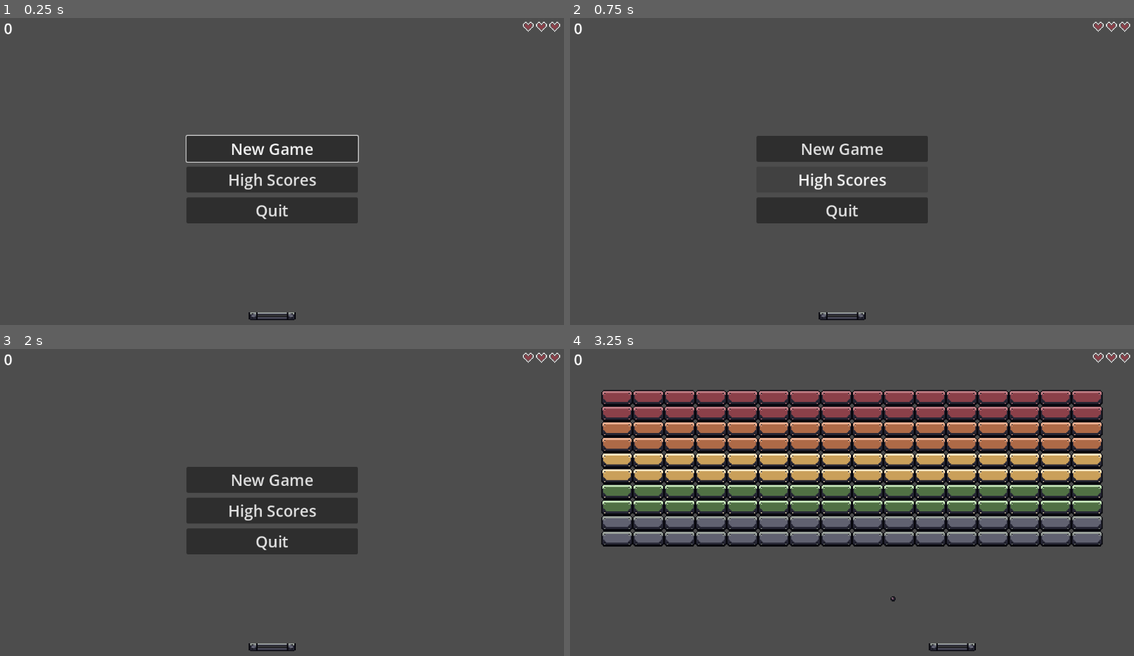
Above: before the commit, frames 1-4 (two rows, left to right).
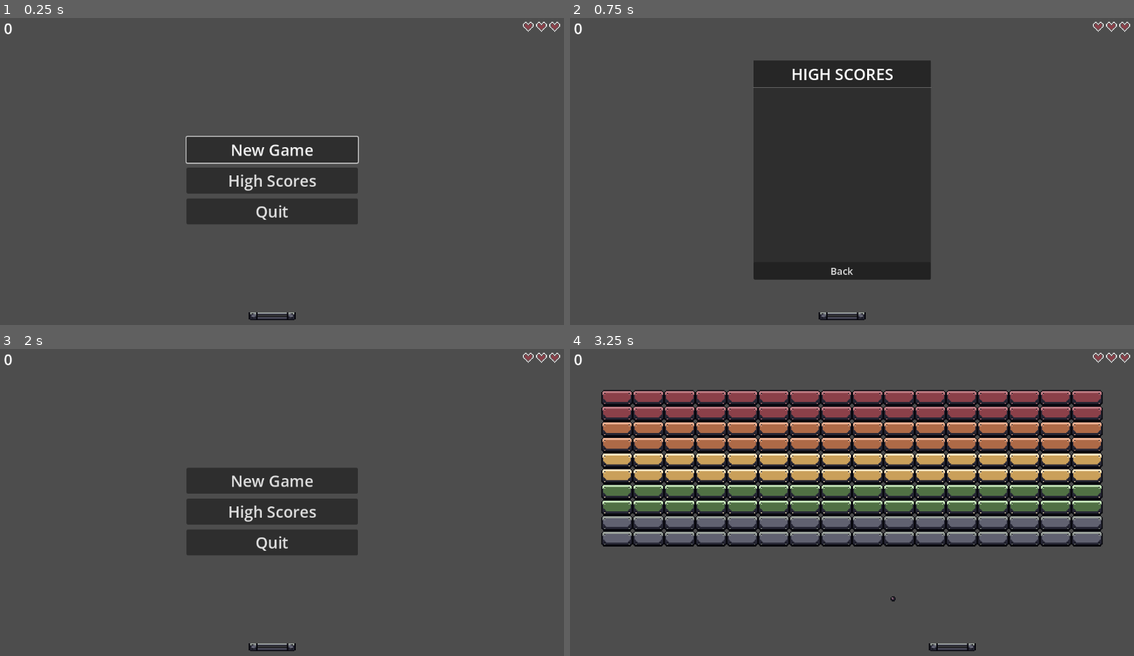
Above: after the commit, the same moments.

Repository: kabbagepatch/GodotGames
Game: Godot game, scene res://Scenes/World.tscn
The game is run twice, just before and just after one commit, with the same random seed, the same clock (stepped at 60 frames per second) and the same inputs.
Inputs (mouse positions are in pixels of both pictures, inside the frame that each line leads up to):
- Up to frame 1 (0.25 s): no input
- Up to frame 2 (0.75 s): click "High Scores" at 0.5 s
- Up to frame 3 (2 s): click (270, 600) at 1.25 s, where only the run after the commit has a clickable "Back"
- Up to frame 4 (3.25 s): click "New Game" at 2 s; tap Space at 2.75 s; hold D (paddle_right) from 2.78 s (still down); hold Space from 2.78 s (still down)

The runs differ from the first frame. In frame 1, 1.3% of the frame differs, in the area x 32-64%, y 37-68%; in frame 2, 15%, in the area x 32-65%, y 13-86%; in frame 3, 0.9%; in frame 4, nothing differs.

Commit message:
Breakout: Highscores!

Diff:
--- a/Breakout/Scenes/HUD.tscn
+++ b/Breakout/Scenes/HUD.tscn
@@ -15,6 +15,18 @@
 theme_override_colors/font_outline_color = Color(0, 0, 0, 1)
 theme_override_font_sizes/font_size = 64
 text = "HIT SPACE TO START"
+horizontal_alignment = 1
+vertical_alignment = 1
+
+[node name="ScoreMessage" type="Label" parent="." unique_id=1275192663]
+z_index = 1
+offset_top = 360.0
+offset_right = 1152.0
+offset_bottom = 424.0
+theme_override_colors/font_shadow_color = Color(0, 0, 0, 1)
+theme_override_colors/font_outline_color = Color(0, 0, 0, 1)
+theme_override_font_sizes/font_size = 40
+text = "Score: 0"
 horizontal_alignment = 1
 vertical_alignment = 1
 
--- a/Breakout/Scenes/Menu.tscn
+++ b/Breakout/Scenes/Menu.tscn
@@ -1,6 +1,7 @@
 [gd_scene format=3 uid="uid://c5elryp0kyb21"]
 
 [ext_resource type="Script" uid="uid://mve1evwdxmgf" path="res://Scripts/menu.gd" id="1_3kf3n"]
+[ext_resource type="StyleBox" uid="uid://dycf30e8bfv0x" path="res://Scenes/gray.tres" id="2_6pedr"]
 
 [node name="Menu" type="Control" unique_id=544389720]
 layout_mode = 3
@@ -47,5 +48,53 @@
 theme_override_font_sizes/font_size = 32
 text = "Quit"
 
+[node name="HighScoreContainer" type="PanelContainer" parent="." unique_id=744443887]
+layout_mode = 1
+anchors_preset = 8
+anchor_left = 0.5
+anchor_top = 0.5
+anchor_right = 0.5
+anchor_bottom = 0.5
+offset_left = -181.125
+offset_top = -263.0
+offset_right = 181.125
+offset_bottom = 185.0
+grow_horizontal = 2
+grow_vertical = 2
+
+[node name="HighScores" type="VBoxContainer" parent="HighScoreContainer" unique_id=2022033721]
+layout_mode = 2
+theme_override_constants/separation = -2
+
+[node name="Title" type="Label" parent="HighScoreContainer/HighScores" unique_id=1150056806]
+layout_mode = 2
+theme_override_font_sizes/font_size = 32
+theme_override_styles/normal = ExtResource("2_6pedr")
+text = "HIGH SCORES"
+horizontal_alignment = 1
+vertical_alignment = 1
+
+[node name="HSeparator" type="HSeparator" parent="HighScoreContainer/HighScores" unique_id=1267339305]
+layout_mode = 2
+
+[node name="Back" type="Button" parent="." unique_id=2074037436]
+layout_mode = 1
+anchors_preset = 8
+anchor_left = 0.5
+anchor_top = 0.5
+anchor_right = 0.5
+anchor_bottom = 0.5
+offset_left = -181.0
+offset_top = 149.0
+offset_right = 181.0
+offset_bottom = 185.0
+grow_horizontal = 2
+grow_vertical = 2
+theme_override_font_sizes/font_size = 20
+text = "Back
+"
+
 [connection signal="pressed" from="MainMenu/NewGame" to="." method="_on_new_game_pressed"]
+[connection signal="pressed" from="MainMenu/HighScores" to="." method="_on_high_scores_pressed"]
 [connection signal="pressed" from="MainMenu/Quit" to="." method="_on_quit_pressed"]
+[connection signal="pressed" from="Back" to="." method="_on_back_pressed"]
--- a/Breakout/Scenes/World.tscn
+++ b/Breakout/Scenes/World.tscn
@@ -53,10 +53,15 @@
 
 [node name="Menu" parent="." unique_id=544389720 instance=ExtResource("7_y7y61")]
 z_index = 1000
+anchors_preset = 0
+anchor_right = 0.0
+anchor_bottom = 0.0
 offset_left = 556.0
-offset_top = 348.0
+offset_top = 350.0
 offset_right = 556.0
-offset_bottom = 348.0
+offset_bottom = 350.0
+grow_horizontal = 1
+grow_vertical = 1
 
 [node name="GameAudio" type="AudioStreamPlayer" parent="." unique_id=1356374631]
 stream = ExtResource("6_45d1s")
@@ -71,5 +76,6 @@
 [node name="GameOver" type="AudioStreamPlayer" parent="." unique_id=397071790]
 stream = ExtResource("9_uo7di")
 
+[connection signal="powerup" from="Paddle" to="." method="_on_paddle_powerup"]
 [connection signal="life_lost" from="Ball" to="." method="_on_ball_life_lost"]
 [connection signal="start_game" from="Menu" to="." method="_on_menu_start_game"]
--- a/Breakout/Scenes/gray.tres
+++ b/Breakout/Scenes/gray.tres
@@ -1,6 +1,6 @@
 [gd_resource type="StyleBoxFlat" format=3 uid="uid://dycf30e8bfv0x"]
 
 [resource]
-content_margin_top = 10.0
-content_margin_bottom = 10.0
+content_margin_top = 5.0
+content_margin_bottom = 5.0
 bg_color = Color(0.14797534, 0.14797534, 0.14797534, 1)
--- a/Breakout/Scripts/brick.gd
+++ b/Breakout/Scripts/brick.gd
@@ -8,7 +8,7 @@
 
 @export var frame: int
 @export var hits: int
-var score = 20
+@export var score = 20
 var rng
 
 func _ready():
--- /dev/null
+++ b/Breakout/Scripts/highscores.gd
@@ -0,0 +1,42 @@
+extends Node
+class_name HighScore
+
+const HIGHSCORES_FILE = "user://highscores.txt"
+
+func save_high_scores(new_score):
+	var scores = load_high_scores()
+	var dt = Time.get_datetime_dict_from_system()
+	var datetime_str = "%02d/%02d/%04d %02d:%02d" % [
+		dt["month"], dt["day"], dt["year"],
+		dt["hour"], dt["minute"]
+	]
+	scores.append({ "datetime": datetime_str, "score": new_score })
+	scores.sort_custom(func(a, b): return a["score"] > b["score"])
+	if scores.size() > 10: scores = scores.slice(0, 10)
+
+	var file = FileAccess.open(HIGHSCORES_FILE, FileAccess.WRITE)
+	for entry in scores:
+		file.store_line("%s,%d" % [entry["datetime"], entry["score"]])
+	file.close()
+
+	for i in scores.size():
+		if scores[i]["datetime"] == datetime_str and scores[i]["score"] == new_score: return i + 1
+
+	return -1
+
+func load_high_scores():
+	if not FileAccess.file_exists(HIGHSCORES_FILE):
+		return []
+
+	var scores = []
+	var file = FileAccess.open(HIGHSCORES_FILE, FileAccess.READ)
+	while not file.eof_reached():
+		var line = file.get_line().strip_edges()
+		var parts = line.split(",")
+		if parts.size() == 2:
+			scores.append({
+				"datetime": parts[0],
+				"score": parts[1].to_int()
+			})
+	file.close()
+	return scores
--- a/Breakout/Scripts/hud.gd
+++ b/Breakout/Scripts/hud.gd
@@ -1,6 +1,7 @@
 extends CanvasLayer
 
 @onready var score: Label = $Score
+@onready var score_message: Label = $ScoreMessage
 @onready var message: Label = $Message
 @onready var life_1: Sprite2D = $Life1
 @onready var life_2: Sprite2D = $Life2
@@ -24,3 +25,18 @@
 
 func hide_message():
 	message.hide()
+
+func show_score_message(total_score, rank):
+	var msg
+	if rank == -1:
+		msg = "Score: %d" % total_score
+	else:
+		if rank == 1:
+			msg = "New High Score: %d!" % total_score
+		else:
+			msg = "You placed #%d: %d!" % [rank, total_score]
+	score_message.text = msg
+	score_message.show()
+
+func hide_score_message():
+	score_message.hide()
--- a/Breakout/Scripts/menu.gd
+++ b/Breakout/Scripts/menu.gd
@@ -1,13 +1,57 @@
 extends Control
 
 signal start_game
+@onready var main_menu: VBoxContainer = $MainMenu
 @onready var new_game: Button = $MainMenu/NewGame
+@onready var high_score_container: PanelContainer = $HighScoreContainer
+@onready var high_scores: VBoxContainer = $HighScoreContainer/HighScores
+@onready var back: Button = $Back
 
 func _ready() -> void:
 	new_game.grab_focus()
+	high_score_container.hide()
+	back.hide()
+	populate_highscores()
 
 func _on_new_game_pressed() -> void:
 	start_game.emit()
 
+func _on_high_scores_pressed() -> void:
+	high_score_container.show()
+	back.show()
+	main_menu.hide()
+
 func _on_quit_pressed() -> void:
 	get_tree().quit()
+
+func populate_highscores() -> void:
+	var scores = Highscores.load_high_scores()
+	for i in scores.size():
+		var entry_container = MarginContainer.new()
+		entry_container.name = 'Highscore Container %d' % i
+		entry_container.add_theme_constant_override("margin_top", 10)
+		entry_container.add_theme_constant_override("margin_left", 10)
+		entry_container.add_theme_constant_override("margin_right", 10)
+		high_scores.add_child(entry_container)
+		var entry = HBoxContainer.new()
+		entry.name = 'Highscore %d' % i
+		entry.alignment = BoxContainer.ALIGNMENT_CENTER
+		entry_container.add_child(entry)
+		var dt_label = Label.new()
+		dt_label.name = 'Highscore %d Date' % i
+		dt_label.text = "#%d  %s" % [(i + 1), scores[i]["datetime"]]
+		dt_label.horizontal_alignment = HORIZONTAL_ALIGNMENT_CENTER
+		var score_label = Label.new()
+		score_label.name = 'Highscore %d Score' % i
+		score_label.text = "%s" % scores[i]["score"]
+		score_label.horizontal_alignment = HORIZONTAL_ALIGNMENT_RIGHT
+		var labels = [dt_label, score_label]
+		for l in labels:
+			l.add_theme_font_size_override("font_size", 18)
+			l.size_flags_horizontal = Control.SIZE_EXPAND_FILL
+			entry.add_child(l)
+
+func _on_back_pressed() -> void:
+	high_score_container.hide()
+	back.hide()
+	main_menu.show()
--- a/Breakout/Scripts/paddle.gd
+++ b/Breakout/Scripts/paddle.gd
@@ -1,5 +1,8 @@
 extends CharacterBody2D
 class_name Paddle
+
+signal powerup
+
 @onready var sprite_2d: Sprite2D = $Sprite2D
 @onready var powerup_timer: Timer = $PowerupTimer
 @onready var power_up_sound: AudioStreamPlayer = $PowerUpSound
@@ -36,6 +39,7 @@
 			sprite_2d.frame += 2
 		power_up_sound.play()
 		powerup_timer.start()
+		powerup.emit()
 		area.queue_free()
 
 func _on_powerup_timer_timeout() -> void:
--- a/Breakout/Scripts/world.gd
+++ b/Breakout/Scripts/world.gd
@@ -23,16 +23,20 @@
 func _ready() -> void:
 	ball.hide()
 	hud.hide_message()
+	hud.hide_score_message()
 
 func _process(delta: float) -> void:
 	if Input.is_key_pressed(KEY_R):
 		get_tree().reload_current_scene()
-	if Input.is_key_pressed(KEY_SPACE) and game_state == 'READY':
-		game_state = 'PLAY'
-		paddle.game_state = 'PLAY'
-		ball.game_state = 'PLAY'
-		ball.velocity = Vector2(1, -1)
-		hud.hide_message()
+	if Input.is_key_pressed(KEY_SPACE):
+		if game_state == 'READY':
+			game_state = 'PLAY'
+			paddle.game_state = 'PLAY'
+			ball.game_state = 'PLAY'
+			ball.velocity = Vector2(1, -1)
+			hud.hide_message()
+		elif game_state == 'GAME_OVER':
+			get_tree().reload_current_scene()
 
 func _on_menu_start_game() -> void:
 	ball.show()
@@ -50,8 +54,10 @@
 			if i >= 6:
 				brick.hits = 1
 			elif i >= 4:
+				brick.score = 25
 				brick.hits = 2
 			else:
+				brick.score = 30
 				brick.hits = 3
 			add_child(brick)
 
@@ -61,13 +67,15 @@
 
 func _on_ball_life_lost() -> void:
 	lives -= 1
+	update_score(-50)
 	paddle.global_position = Vector2(556, 610)
 	ball.global_position = Vector2(576, 595)
 	ball.speed = 3
 	if lives < 0:
+		var rank = Highscores.save_high_scores(total_score)
+		hud.show_score_message(total_score, rank)
 		game_over.play()
 		hud.update_message('GAME OVER')
-		ball.queue_free()
 		game_state = 'GAME_OVER'
 		paddle.game_state = 'GAME_OVER'
 		ball.game_state = 'GAME_OVER'
@@ -79,3 +87,6 @@
 		ball.game_state = 'READY'
 
 	hud.show_message()
+
+func _on_paddle_powerup() -> void:
+	update_score(10)
--- a/Breakout/project.godot
+++ b/Breakout/project.godot
@@ -14,6 +14,10 @@
 run/main_scene="uid://debtdfrreg1xq"
 config/features=PackedStringArray("4.6", "Forward Plus")
 config/icon="res://icon.svg"
+
+[autoload]
+
+Highscores="*uid://mhqp2wl58h0"
 
 [input]
 
Not shown, added: Breakout/Scripts/highscores.gd.uid
